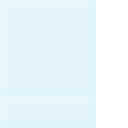
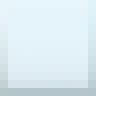
Layers edited between the first and the second (128, 128) image:
showed "Gradient Fill 1", painted on it over left=0, top=16, right=96, bottom=96
hid group "Group 1" (2 layers) over left=0, top=96, right=96, bottom=128
